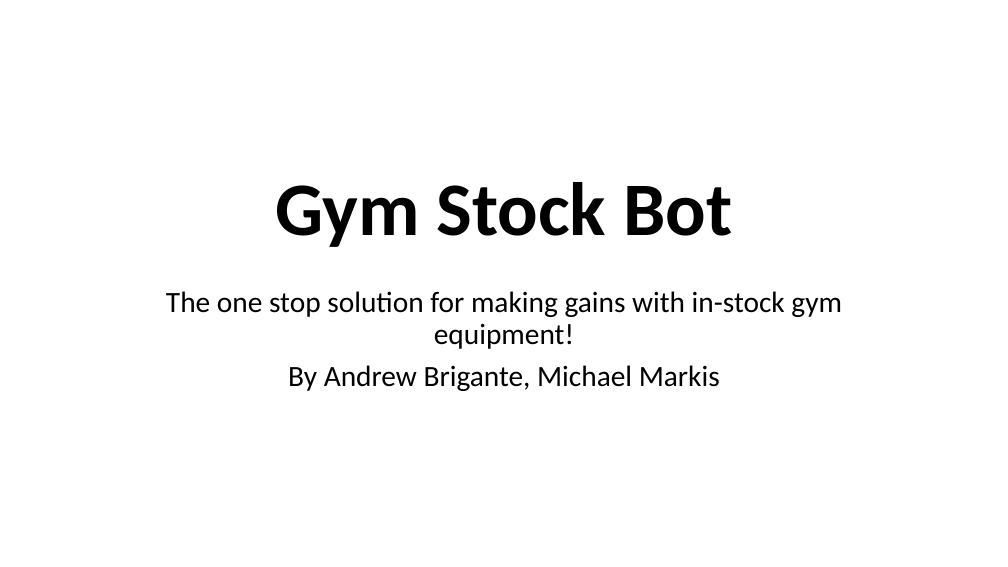
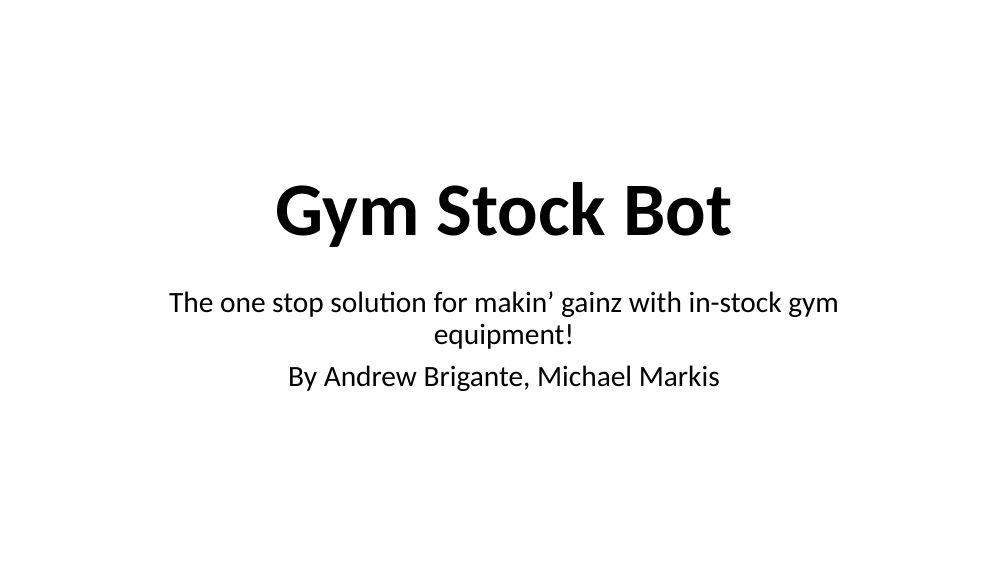
Before and after one commit to abrigante-dev/GymStockBot, a slide deck: slide 1 of Presentation.pptx. Drawn at 1008x567 pixels with LibreOffice and Linux fonts; fonts in the diff are those of the drawing; background and template pictures are left out. Boxes give left, top, right and bottom in pixels: in the first picture for what was removed or moved away, otherwise in the second. Text is boxed around its words. In the diff, an @@ line names an element or a change of style, - is before the commit and + after.

Commit message:
updated presentation

```diff
--- a/Presentation.pptx
+++ b/Presentation.pptx
@@ text at (x1=169, y1=291, x2=839, y2=349): text changed @@
-The one stop solution for making gains with in-stock gym equipment!
+The one stop solution for makin’ gainz with in-stock gym equipment!
```
Also in this commit, not shown: 1 other slide changed, 2 slides added.
